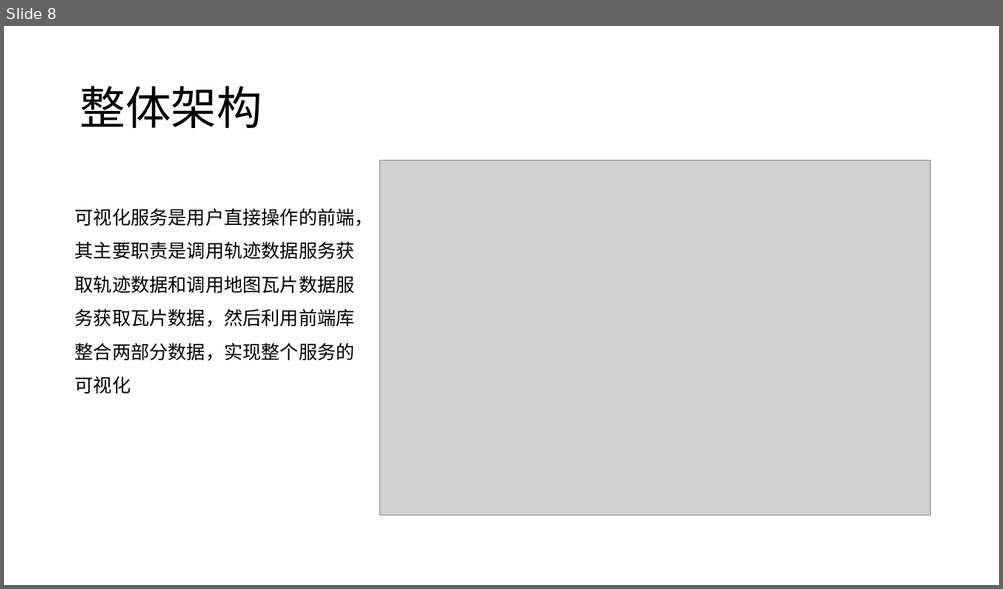
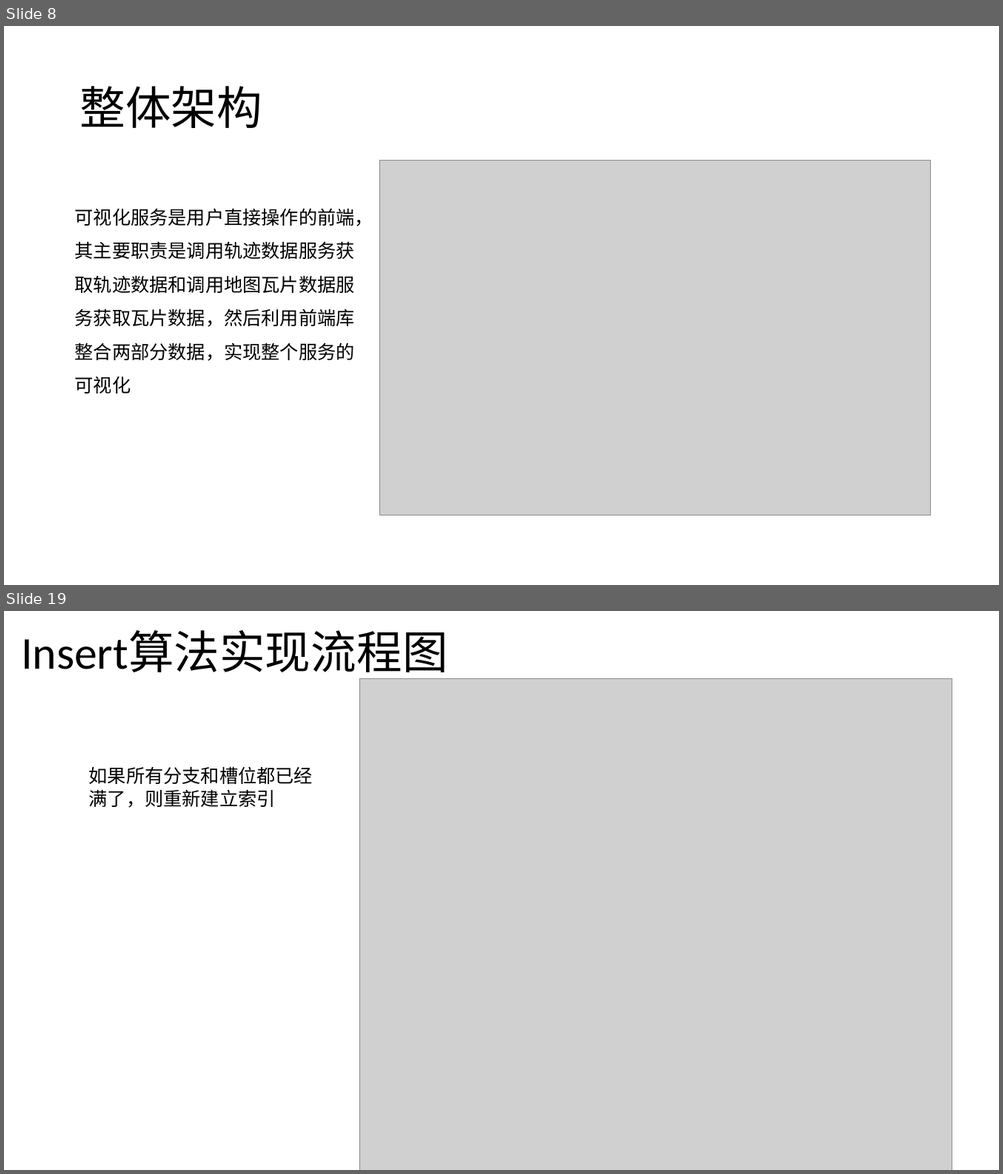
Before and after one commit to hc2013/graduate-article-latex, a slide deck: 地理轨迹相似性分析服务的设计和.pptx. Shown one above the other, each under a label of ours: slide 8 before the commit, slides 8 and 19 after it; the slides between them are not shown. The pictures are 1003x589 and 1003x1174 pixels, drawn with LibreOffice and Linux fonts; fonts in the diff are those of the drawing; grey boxes stand for pictures. Boxes give left, top, right and bottom in pixels: in the first picture for what was removed or moved away, otherwise in the second. Text is boxed around its words. In the diff, an @@ line names an element or a change of style, - is before the commit and + after.

```diff
--- a/地理轨迹相似性分析服务的设计和.pptx
+++ b/地理轨迹相似性分析服务的设计和.pptx
@@ slide 19 added at <box>4,611,999,1170</box>, background #FFFFFF @@
@@ title added at <box>21,631,447,680</box>, 44 pt, text #000000 @@
+Insert算法实现流程图
@@ picture added at <box>360,679,952,1170</box> @@
@@ text added at <box>89,766,313,808</box>, 18 pt, text #000000 @@
+如果所有分支和槽位都已经满了，则重新建立索引
```
Also in this commit, not shown: 1 slide changed, 16 other slides added, 42 other files.
